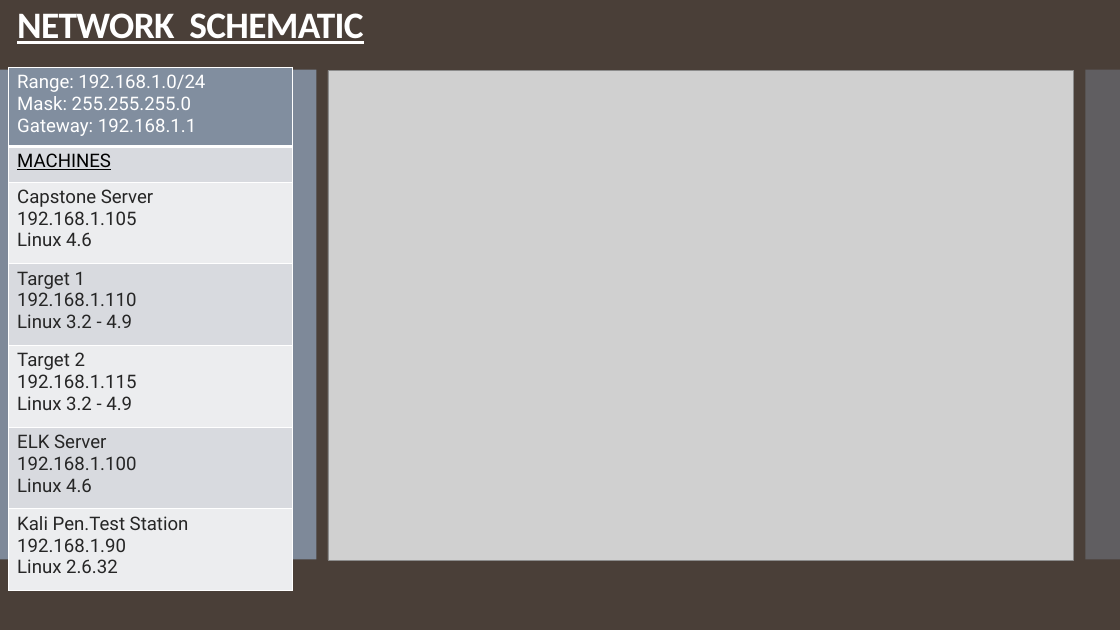
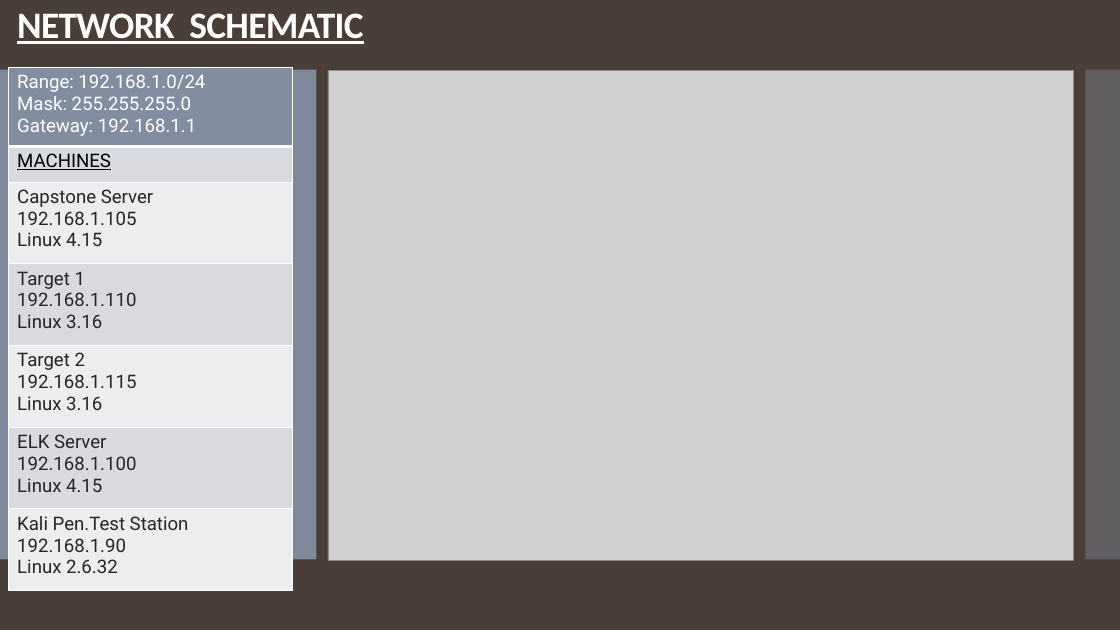
Before and after one commit to forrestaj64/Vulnerabilities-Attack-Defend-Remediate, a slide deck: slide 3 of Overiew-Presentation.pptx. Drawn at 1120x630 pixels with LibreOffice and Linux fonts; fonts in the diff are those of the drawing; grey boxes stand for pictures. Boxes give left, top, right and bottom in pixels: in the first picture for what was removed or moved away, otherwise in the second. Text is boxed around its words. In the diff, an @@ line names an element or a change of style, - is before the commit and + after.

```diff
--- a/Overiew-Presentation.pptx
+++ b/Overiew-Presentation.pptx
@@ table at box(9, 67, 292, 591) @@
-row 3, column 1: Capstone Server / 192.168.1.105 / Linux 4.6
+row 3, column 1: Capstone Server / 192.168.1.105 / Linux 4.15
-row 4, column 1: Target 1 / 192.168.1.110 / Linux 3.2 - 4.9
+row 4, column 1: Target 1 / 192.168.1.110 / Linux 3.16
-row 5, column 1: Target 2 / 192.168.1.115 / Linux 3.2 - 4.9
+row 5, column 1: Target 2 / 192.168.1.115 / Linux 3.16
-row 6, column 1: ELK Server / 192.168.1.100 / Linux 4.6
+row 6, column 1: ELK Server / 192.168.1.100 / Linux 4.15
```
